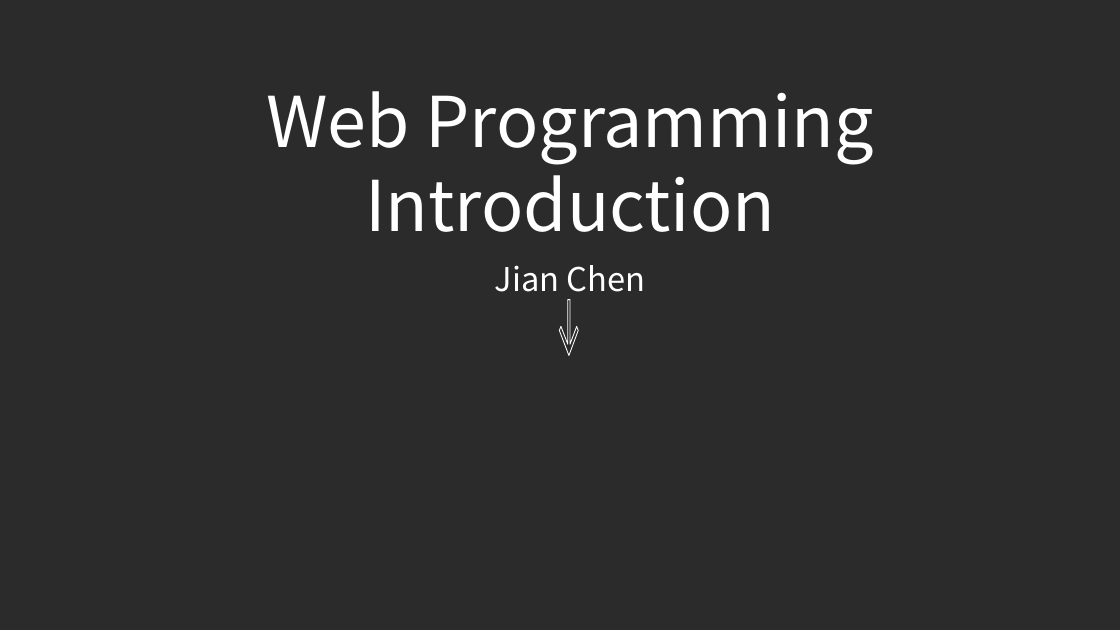
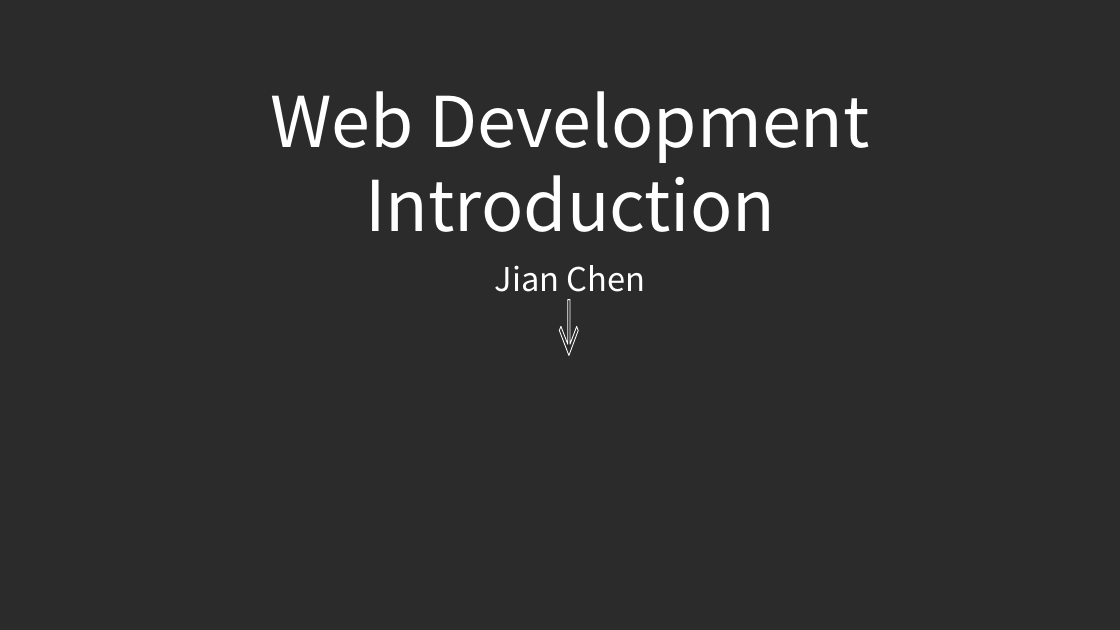
Before and after one commit to jianchentech/WebCamp, a slide deck: slide 1 of WebLecture/Lecture1-Introduction.pptx. Drawn at 1120x630 pixels with LibreOffice and Linux fonts; fonts in the diff are those of the drawing; background and template pictures are left out; a plain dark background stands for a picture behind light text. Boxes give left, top, right and bottom in pixels: in the first picture for what was removed or moved away, otherwise in the second. Text is boxed around its words. In the diff, an @@ line names an element or a change of style, - is before the commit and + after.

```diff
--- a/WebLecture/Lecture1-Introduction.pptx
+++ b/WebLecture/Lecture1-Introduction.pptx
@@ text at box(270, 91, 870, 232): text changed @@
-Web Programming Introduction
+Web Development Introduction
```
Also in this commit, not shown: 2 other files.
